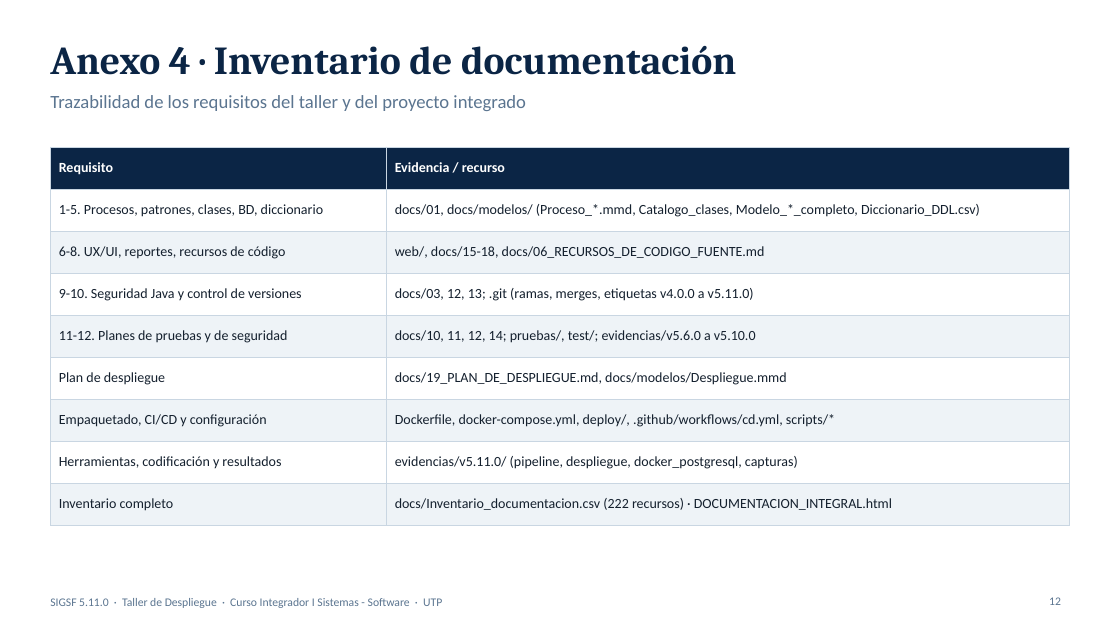
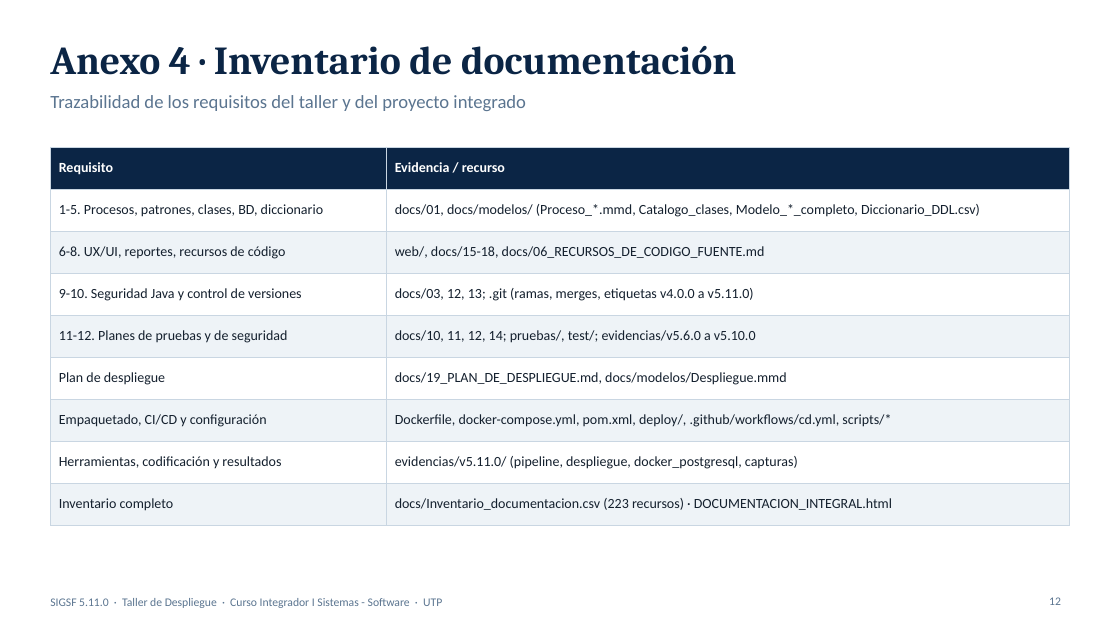
Before and after one commit to MiguelWaa/SistemaFinanciero, a slide deck: slide 12 of docs/presentacion/SIGSF_Despliegue_5min.pptx. Drawn at 1120x630 pixels with LibreOffice and Linux fonts; fonts in the diff are those of the drawing. Boxes give left, top, right and bottom in pixels: in the first picture for what was removed or moved away, otherwise in the second. Text is boxed around its words. In the diff, an @@ line names an element or a change of style, - is before the commit and + after.

```diff
--- a/docs/presentacion/SIGSF_Despliegue_5min.pptx
+++ b/docs/presentacion/SIGSF_Despliegue_5min.pptx
@@ table at (x1=50, y1=147, x2=1070, y2=515) @@
-row 7, column 2: Dockerfile, docker-compose.yml, deploy/, .github/workflows/cd.yml, scripts/*
+row 7, column 2: Dockerfile, docker-compose.yml, pom.xml, deploy/, .github/workflows/cd.yml, scripts/*
-row 9, column 2: docs/Inventario_documentacion.csv (222 recursos) · DOCUMENTACION_INTEGRAL.html
+row 9, column 2: docs/Inventario_documentacion.csv (223 recursos) · DOCUMENTACION_INTEGRAL.html
```
Also in this commit, not shown: 4 other slides changed, 27 other files.
